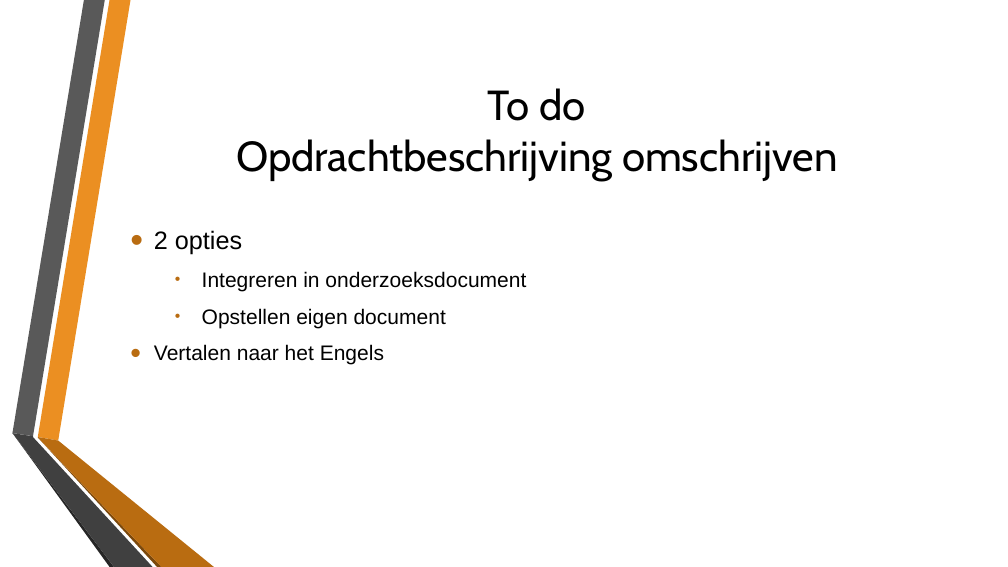
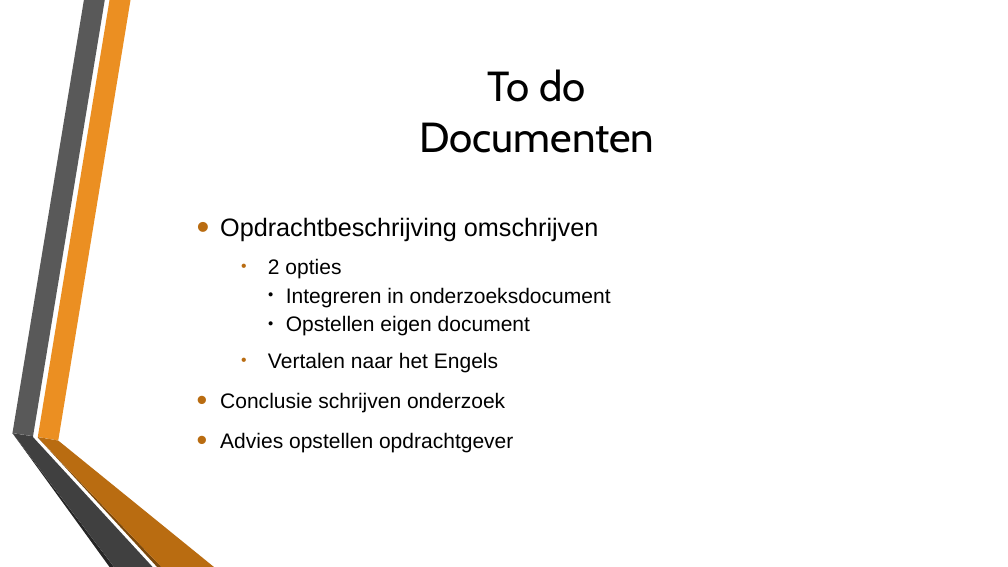
Before and after one commit to LarsSchool/school_repo, a slide deck: slide 14 of Stage Inspiro/Stagedocumenten/Eindpresentatie.pptx (slide 11 before the commit). Drawn at 1008x567 pixels with LibreOffice and Linux fonts; fonts in the diff are those of the drawing; background and template pictures are left out. Boxes give left, top, right and bottom in pixels: in the first picture for what was removed or moved away, otherwise in the second. Text is boxed around its words. In the diff, an @@ line names an element or a change of style, - is before the commit and + after.

```diff
--- a/Stage Inspiro/Stagedocumenten/Eindpresentatie.pptx
+++ b/Stage Inspiro/Stagedocumenten/Eindpresentatie.pptx
@@ title at <box>419,69,654,153</box>: text changed @@
-To do
-Opdrachtbeschrijving omschrijven
+To do
+Documenten
@@ text "Opdrachtbeschrijving omschrijven": place and size @@
-text "Opdrachtbeschrijving omschrijven" at <box>154,230,526,365</box>
+text "Opdrachtbeschrijving omschrijven" at <box>220,217,611,452</box>
@@ text at <box>220,217,598,242</box>: paragraph added @@
+• Opdrachtbeschrijving omschrijven
@@ text at <box>268,258,611,372</box>: size 24 to 20 pt in "2 opties"; list level 1 to 2 in "2 opties"; bullet • to ●; list level 2 to 5 in "Integreren in onderzoeksdocument"; bullet colour #B96C11 to #000000; list level 2 to 5 in "Opstellen eigen document"; list level 1 to 2 in "Vertalen naar het Engels" @@
@@ text at <box>220,392,513,452</box>: paragraphs added @@
+• Conclusie schrijven onderzoek
+• Advies opstellen opdrachtgever
```
Also in this commit, not shown: 11 other slides changed, 4 slides added, 3 slides removed, 4 other files.
